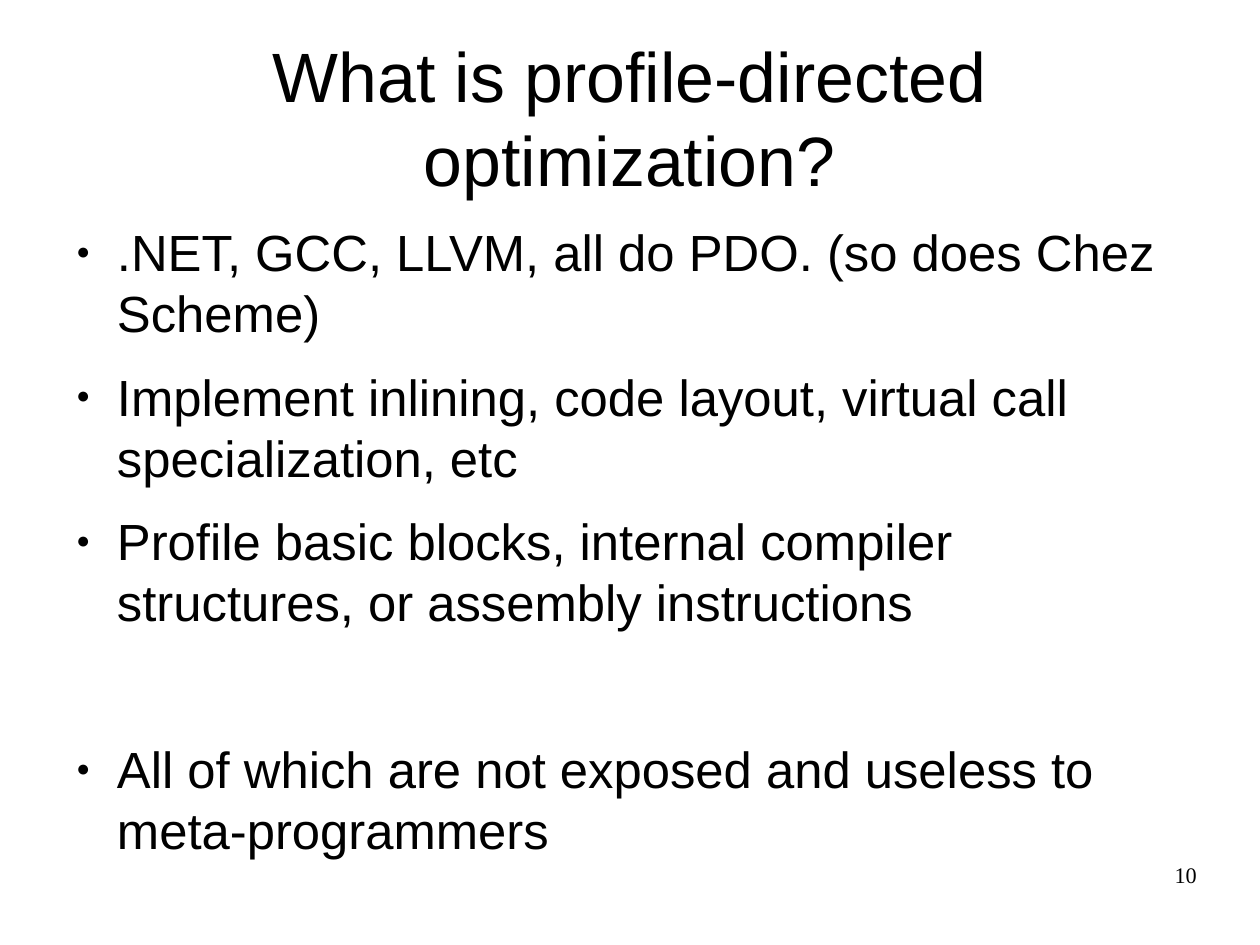
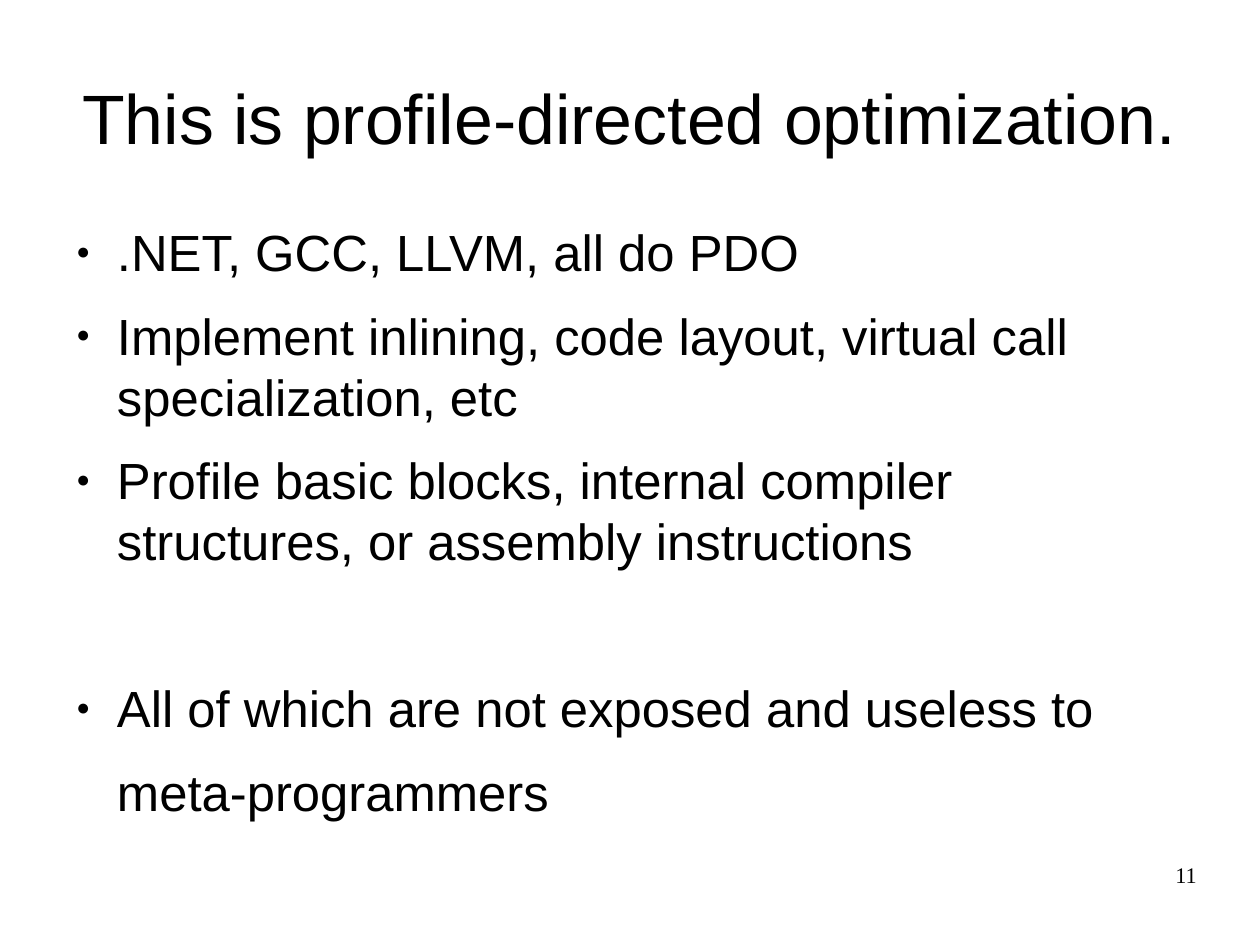
Before and after one commit to wilbowma/pgmp, a slide deck: slide 11 of profile-directed-meta-programming.odp (slide 10 before the commit). Drawn at 1260x945 pixels with LibreOffice and Linux fonts; fonts in the diff are those of the drawing. Boxes give left, top, right and bottom in pixels: in the first picture for what was removed or moved away, otherwise in the second. Text is boxed around its words. In the diff, an @@ line names an element or a change of style, - is before the commit and + after.

Commit message:
Updated slides

```diff
--- a/profile-directed-meta-programming.odp
+++ b/profile-directed-meta-programming.odp
@@ title at [82, 93, 1176, 157]: text changed @@
-What is profile-directed optimization?
+This is profile-directed optimization.
@@ text at [117, 234, 799, 278]: text changed @@
-● .NET, GCC, LLVM, all do PDO. (so does Chez Scheme)
+● .NET, GCC, LLVM, all do PDO
@@ text at [117, 690, 1093, 738]: text changed @@
-● All of which are not exposed and useless to meta-programmers
+● All of which are not exposed and useless to
+meta-programmers
@@ page number at [1175, 868, 1196, 883]: text changed @@
-10
+11
```
Also in this commit, not shown: 14 other slides changed, 1 slide added.
